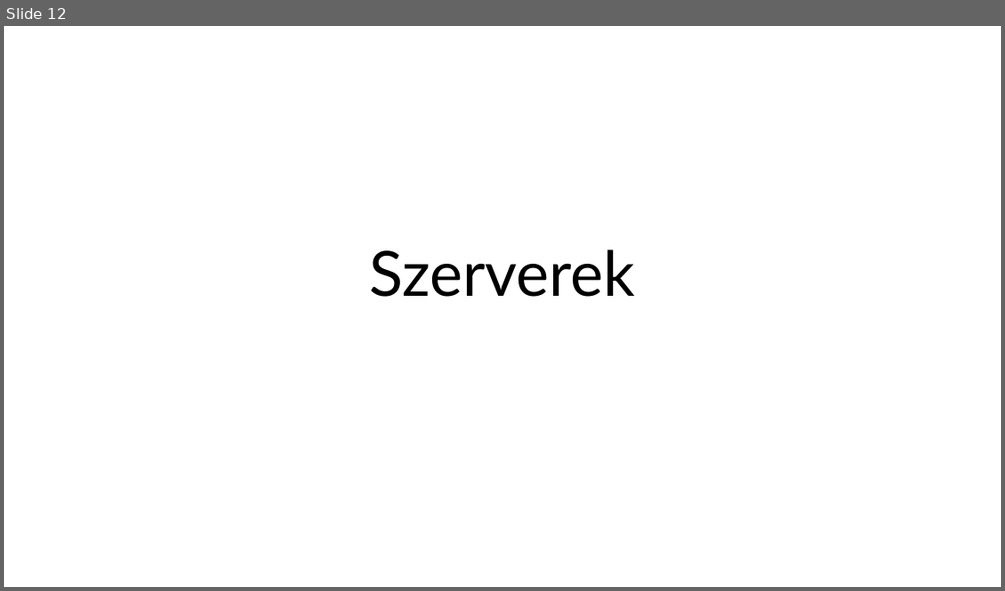
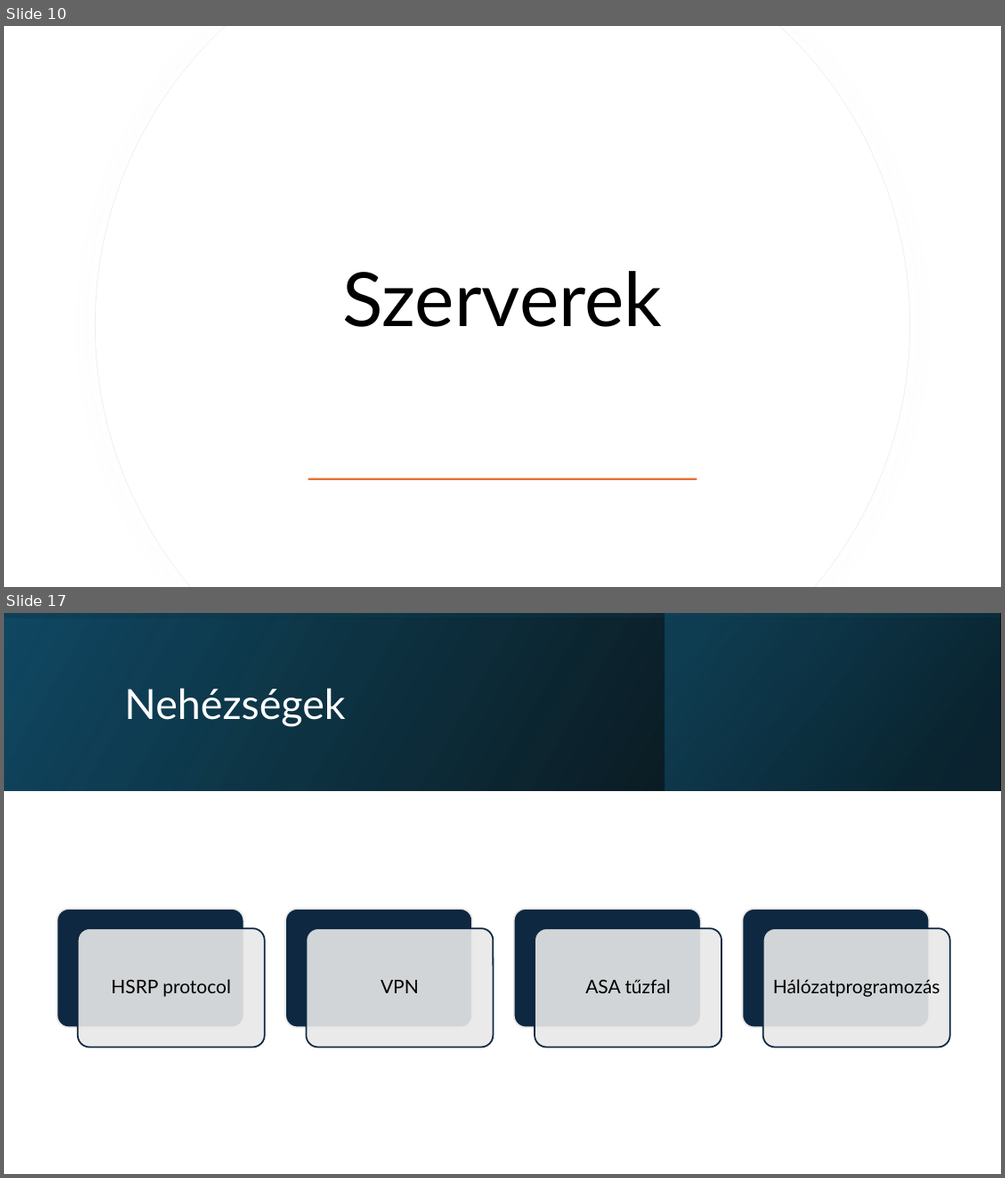
Before and after one commit to torokpeter7/CoreLink-KFT, a slide deck: Végleges/CoreLink_KFT.pptx. Shown one above the other, each under a label of ours: slide 12 before the commit, slides 10 and 17 after it; the slides between them are not shown. The pictures are 1005x591 and 1005x1178 pixels, drawn with LibreOffice and Linux fonts; fonts in the diff are those of the drawing. Boxes give left, top, right and bottom in pixels: in the first picture for what was removed or moved away, otherwise in the second. Text is boxed around its words. In the diff, an @@ line names an element or a change of style, - is before the commit and + after.

```diff
--- a/Végleges/CoreLink_KFT.pptx
+++ b/Végleges/CoreLink_KFT.pptx
@@ slide 17 added at (4,613,1001,1174), background #FFFFFF @@
@@ rectangle added at (4,613,1001,790), fill gradient #000000 to #104862 @@
@@ rectangle added at (4,613,1001,790), fill gradient #104862 to #000000 @@
@@ rectangle added at (665,613,1000,790), fill gradient #0B3041 to #156082 @@
@@ title added at (124,688,345,727), 40 pt, text #FFFFFF @@
+Nehézségek
@@ group added at (57,908,950,1047): 8 rounded rectangles, 4 texts @@
+HSRP protocol
+VPN
+ASA tűzfal
+Hálózatprogramozás
@@ what was slide 12 is now slide 10 @@
@@ slide 10 changed as well @@
@@ freeform shape added at (96,26,910,587), fill #FFFFFF, outline #EFEFEF 0.75 pt @@
@@ freeform shape added at (96,26,909,587), fill #FFFFFF @@
@@ title "Szerverek": place and size @@
-title "Szerverek" at (370,249,636,297)
+title "Szerverek" at (343,271,663,327)
@@ title "Szerverek" at (343,271,663,327): size 60 to 72 pt; vertical alignment bottom to middle @@
@@ rectangle added at (308,477,697,480), fill #E97132 @@
```
Also in this commit, not shown: 6 other slides changed, 10 other slides added, 5 slides removed.
